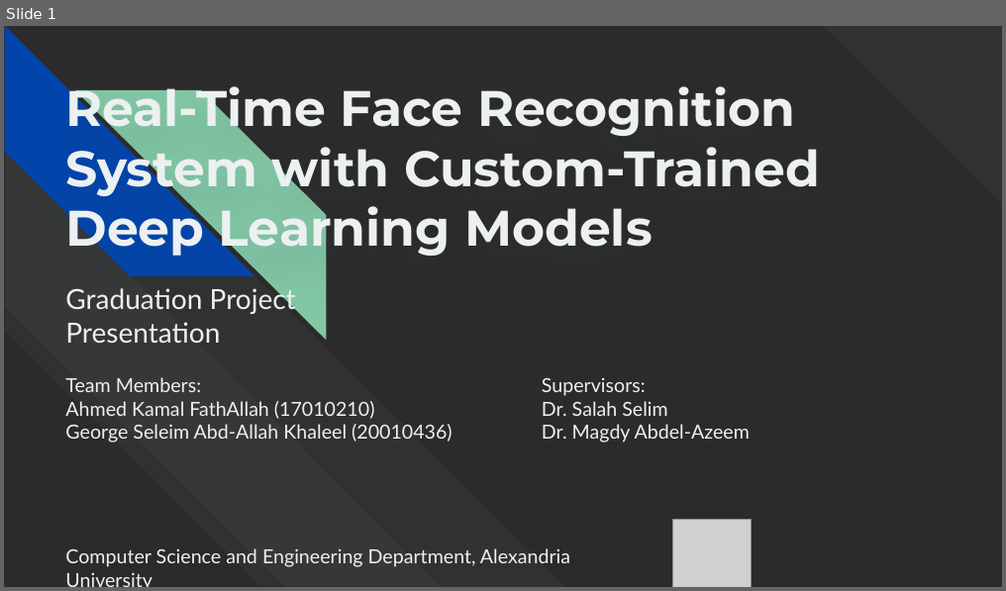
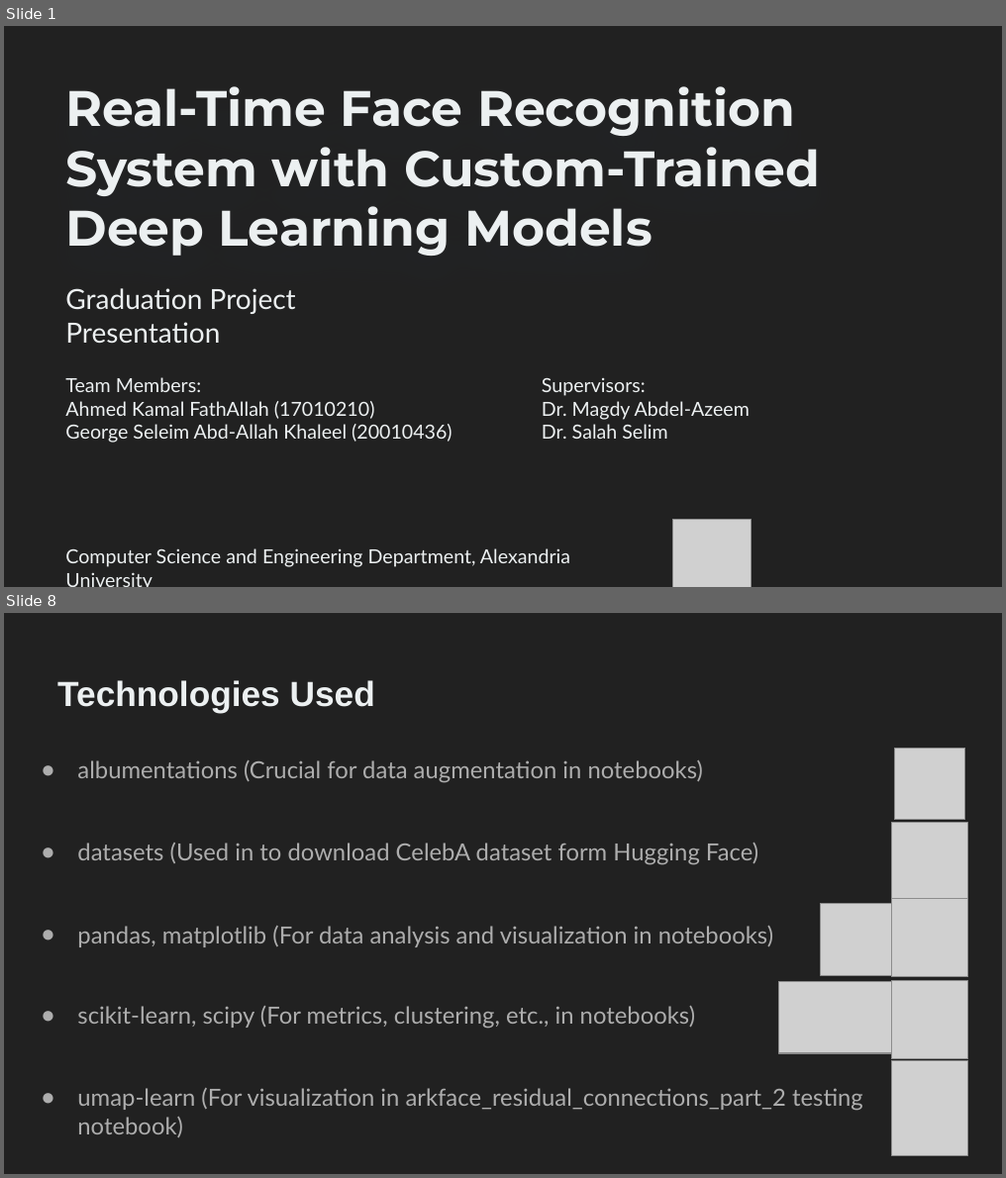
Before and after one commit to AhmedKamal75/Graduation_Project, a slide deck: Real-Time Face Recognition System with Custom-Trained Deep Learning Models.pptx. Shown one above the other, each under a label of ours: slide 1 before the commit, slides 1 and 8 after it; the slides between them are not shown. The pictures are 1006x591 and 1006x1178 pixels, drawn with LibreOffice and Linux fonts; fonts in the diff are those of the drawing; grey boxes stand for pictures; background and template pictures are left out; a plain dark background stands for a picture behind light text. Boxes give left, top, right and bottom in pixels: in the first picture for what was removed or moved away, otherwise in the second. Text is boxed around its words. In the diff, an @@ line names an element or a change of style, - is before the commit and + after.

Commit message:
updated report + presentation + notebooks

```diff
--- a/Real-Time Face Recognition System with Custom-Trained Deep Learning Models.pptx
+++ b/Real-Time Face Recognition System with Custom-Trained Deep Learning Models.pptx
@@ slide 8 added at (4, 613, 1002, 1174), background #212121 @@
@@ title added at (57, 680, 375, 712), 25.2 pt, text #ECF0F1, bold @@
+Technologies Used
@@ text added at (77, 761, 703, 783), 17 pt, text #ADADAD @@
+● albumentations (Crucial for data augmentation in notebooks)
@@ picture added at (894, 748, 965, 820) @@
@@ text added at (77, 843, 758, 865), 17 pt, text #ADADAD @@
+● datasets (Used in to download CelebA dataset form Hugging Face)
@@ picture added at (891, 823, 968, 900) @@
@@ picture added at (821, 903, 891, 975) @@
@@ picture added at (891, 898, 968, 976) @@
@@ text added at (77, 926, 773, 948), 17 pt, text #ADADAD @@
+● pandas, matplotlib (For data analysis and visualization in notebooks)
@@ picture added at (778, 981, 891, 1054) @@
@@ picture added at (891, 981, 968, 1059) @@
@@ text added at (77, 1006, 695, 1029), 17 pt, text #ADADAD @@
+● scikit-learn, scipy (For metrics, clustering, etc., in notebooks)
@@ picture added at (891, 1061, 968, 1156) @@
@@ text added at (77, 1088, 863, 1138), 17 pt, text #ADADAD @@
+● umap-learn (For visualization in arkface_residual_connections_part_2 testing notebook)
@@ slide 1 changed as well @@
@@ background picture (left out) to #212121 @@
@@ diag stripe removed at (823, 26, 1002, 205) @@
@@ group removed at (4, 27, 566, 586): 4 diag stripes @@
@@ text at (542, 401, 749, 420): paragraph added @@
+Dr. Magdy Abdel-Azeem
@@ text at (542, 424, 749, 443): paragraph removed @@
-Dr. Magdy Abdel-Azeem
```
Also in this commit, not shown: 10 other slides changed, 10 other slides added, 6 slides removed, 5 other files.
